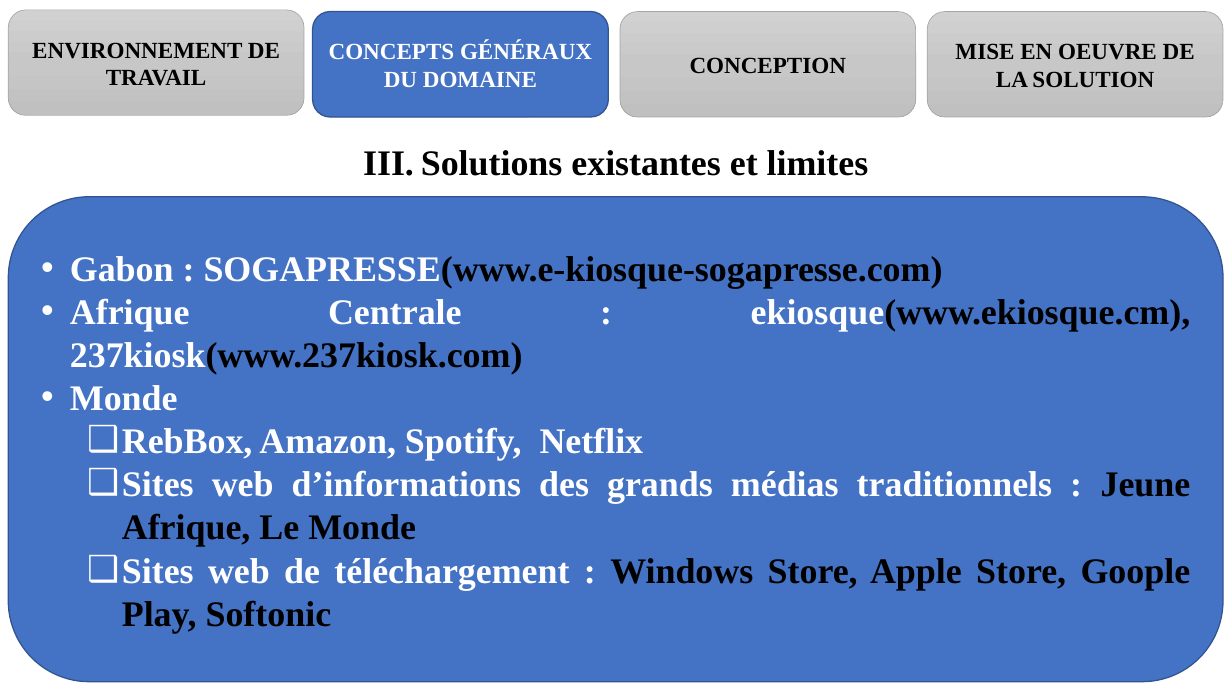
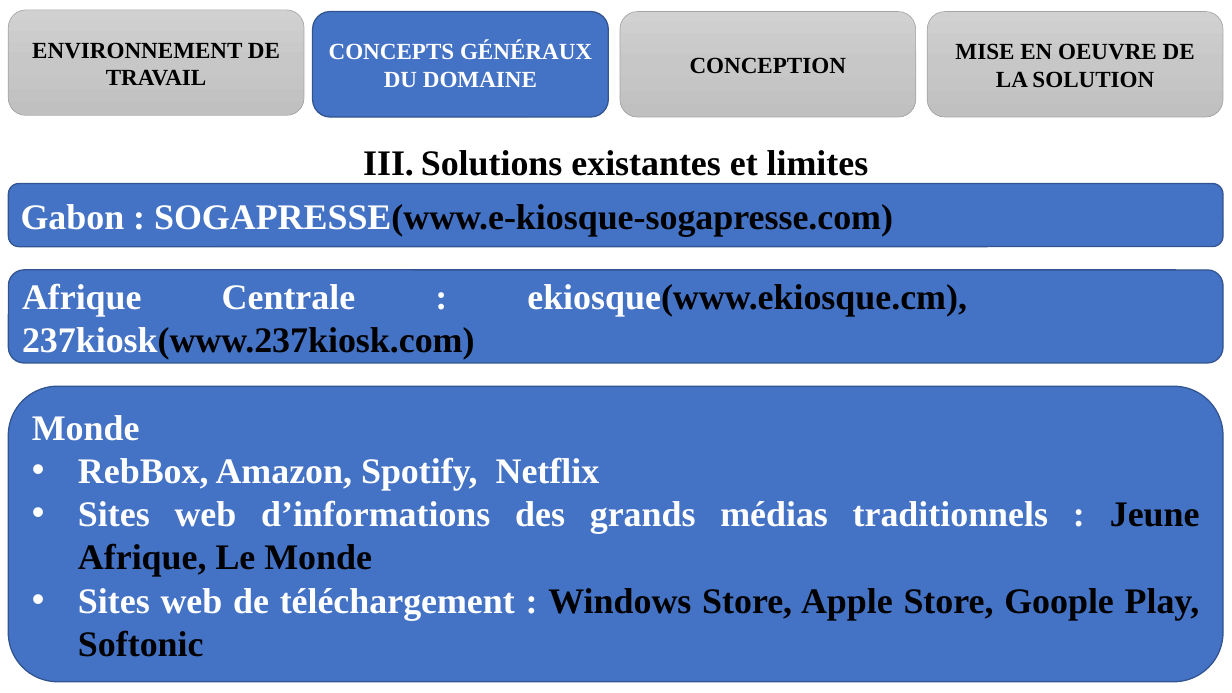
Before and after one commit to melaken/distdocs, a slide deck: slide 12 of Documents/theme/diapo.pptx. Drawn at 1232x693 pixels with LibreOffice and Linux fonts; fonts in the diff are those of the drawing. Boxes give left, top, right and bottom in pixels: in the first picture for what was removed or moved away, otherwise in the second. Text is boxed around its words. In the diff, an @@ line names an element or a change of style, - is before the commit and + after.

```diff
--- a/Documents/theme/diapo.pptx
+++ b/Documents/theme/diapo.pptx
@@ rounded rectangle added at bbox=[8, 184, 1224, 247], fill #4472C4, outline #325491 1 pt, 28 pt, text #000000, bold @@
+Gabon : SOGAPRESSE(www.e-kiosque-sogapresse.com)
@@ text in rounded rectangle at bbox=[70, 256, 1191, 374]: paragraphs removed @@
-• Gabon : SOGAPRESSE(www.e-kiosque-sogapresse.com)
-• Afrique Centrale : ekiosque(www.ekiosque.cm), 237kiosk(www.237kiosk.com)
@@ rounded rectangle added at bbox=[8, 270, 1224, 363], fill #4472C4, outline #325491 1 pt, 28 pt, text #000000, bold @@
+Afrique Centrale : ekiosque(www.ekiosque.cm), 237kiosk(www.237kiosk.com)
@@ rounded rectangle "Monde": place and size @@
-rounded rectangle "Monde" at bbox=[8, 197, 1224, 682]
+rounded rectangle "Monde" at bbox=[8, 386, 1224, 682]
@@ rounded rectangle "Monde" at bbox=[8, 386, 1224, 682]: bullet • to none; bullet ❑ to •; list level 2 to 1 in "RebBox, Amazon, Spotify, Netflix"; list level 2 to 1 in "Sites web d’informations des grands ..."; list level 2 to 1 in "Sites web de téléchargement : ..." @@
```
Also in this commit, not shown: 13 other slides changed, 2 other files.
